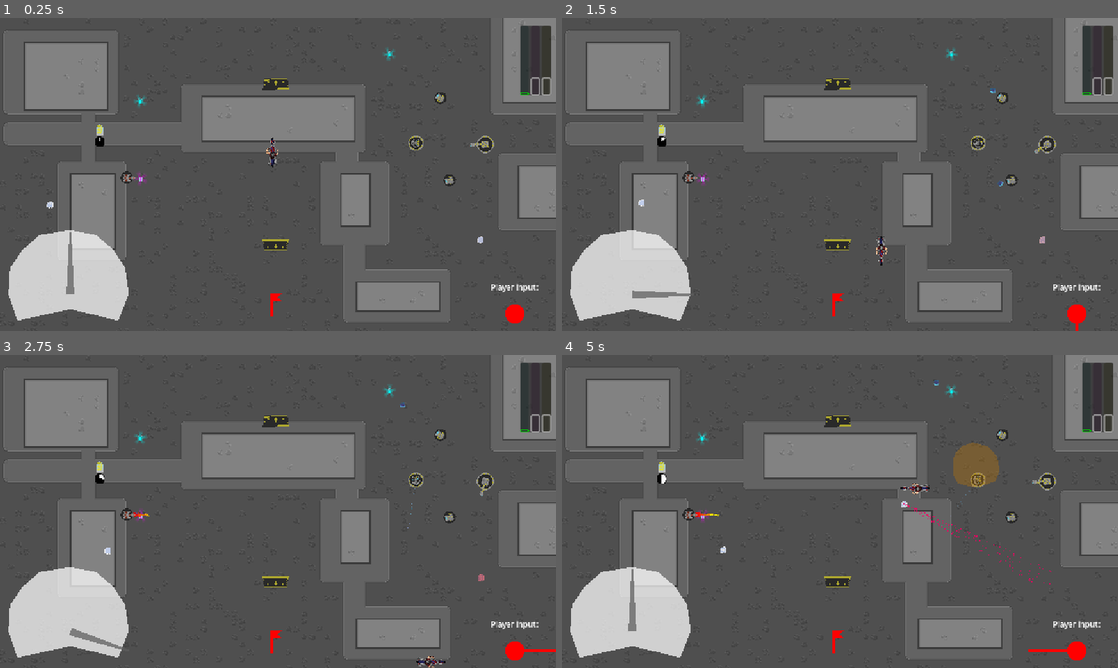
Above: before the commit, frames 1-4 (two rows, left to right).
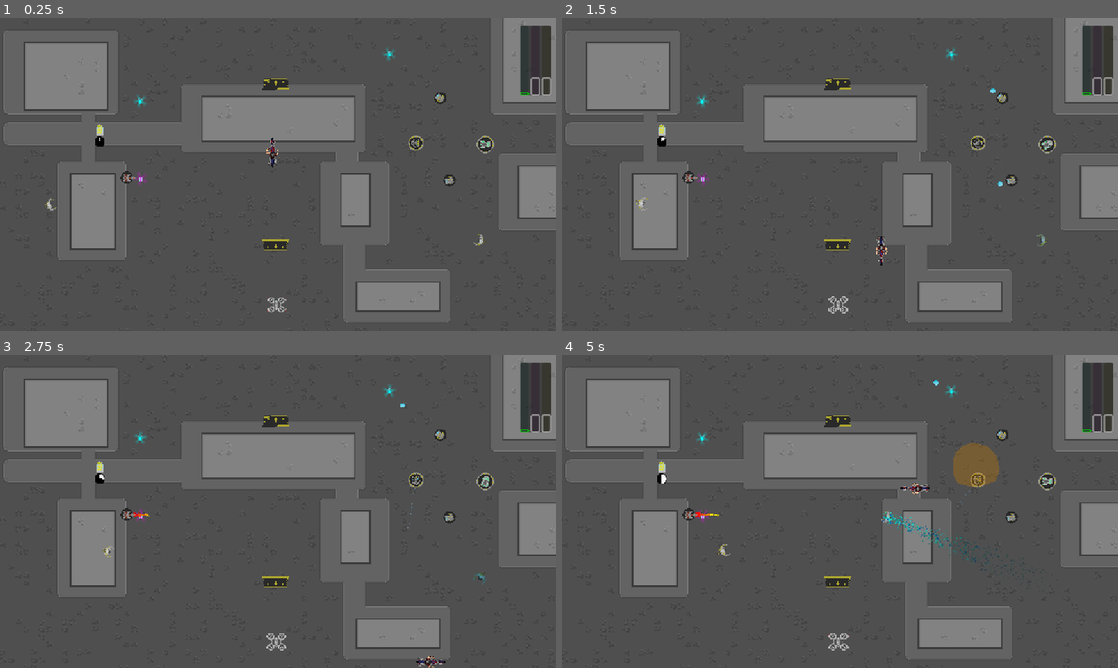
Above: after the commit, the same moments.

Repository: IwailerI/micro-jam-colors
Game: Godot game, scene res://scenes/level/level_revamp.tscn
The game is run twice, just before and just after one commit, with the same random seed, the same clock (stepped at 60 frames per second) and the same inputs.
Inputs:
- Up to frame 1 (0.25 s): no input
- Up to frame 2 (1.5 s): hold D (movement_right) 0.53-1.28 s; hold Space (throttle) 0.53-1.28 s; hold S (movement_down) from 1.28 s (still down); tap Space (throttle) at 1.35 s
- Up to frame 3 (2.75 s): release S (movement_down) at 2.03 s; hold D (movement_right) from 2.03 s (still down); hold Space (throttle) from 2.03 s (still down)
- Up to frame 4 (5 s): release D (movement_right) at 2.78 s; release Space (throttle) at 2.78 s; hold W (movement_up) 2.78-3.53 s; tap Space (throttle) at 2.85, 4.35 s; hold Space (throttle) 3.53-4.28 s; hold A (movement_left) from 3.53 s (still down)

The runs differ from the first frame. In frame 1, 5.4% of the frame differs, in the area x 1-97%, y 25-98%; in frame 2, 5.5%; in frame 3, 5.5%; in frame 4, 5.9%, in the area x 1-97%, y 8-98%.

Commit message:
added more Pasha's art

Diff:
--- a/objects/catapult/catapult.gd
+++ b/objects/catapult/catapult.gd
@@ -9,7 +9,7 @@
 @export var preempt_player: bool = true
 
 @onready var cooldown_timer: Timer = $Cooldown
-@onready var gun: Sprite2D = $Gun
+@onready var gun: AnimatedSprite2D = $Gun
 
 func _ready() -> void:
 	_setup.call_deferred() # awaiting in read is bad
--- a/objects/catapult/catapult.tscn
+++ b/objects/catapult/catapult.tscn
@@ -1,8 +1,56 @@
-[gd_scene load_steps=5 format=3 uid="uid://skitiu8xadwy"]
+[gd_scene load_steps=11 format=3 uid="uid://skitiu8xadwy"]
 
 [ext_resource type="Script" uid="uid://b4k5dpnl82ytj" path="res://objects/catapult/catapult.gd" id="1_t8e78"]
 [ext_resource type="Texture2D" uid="uid://cauxhnsxgrpl4" path="res://assets/bfg_base.png" id="2_akbj1"]
 [ext_resource type="Texture2D" uid="uid://iubq1xs7yw28" path="res://assets/bfg.png" id="2_iga2m"]
+
+[sub_resource type="AtlasTexture" id="AtlasTexture_akbj1"]
+atlas = ExtResource("2_iga2m")
+region = Rect2(0, 0, 37, 30)
+
+[sub_resource type="AtlasTexture" id="AtlasTexture_knavd"]
+atlas = ExtResource("2_iga2m")
+region = Rect2(0, 0, 37, 30)
+
+[sub_resource type="AtlasTexture" id="AtlasTexture_51imq"]
+atlas = ExtResource("2_iga2m")
+region = Rect2(0, 30, 37, 30)
+
+[sub_resource type="AtlasTexture" id="AtlasTexture_58pu4"]
+atlas = ExtResource("2_iga2m")
+region = Rect2(0, 60, 37, 30)
+
+[sub_resource type="AtlasTexture" id="AtlasTexture_uhkjw"]
+atlas = ExtResource("2_iga2m")
+region = Rect2(0, 90, 37, 30)
+
+[sub_resource type="SpriteFrames" id="SpriteFrames_n7f8j"]
+animations = [{
+"frames": [{
+"duration": 1.0,
+"texture": SubResource("AtlasTexture_akbj1")
+}],
+"loop": true,
+"name": &"idle",
+"speed": 5.0
+}, {
+"frames": [{
+"duration": 1.0,
+"texture": SubResource("AtlasTexture_knavd")
+}, {
+"duration": 1.0,
+"texture": SubResource("AtlasTexture_51imq")
+}, {
+"duration": 1.0,
+"texture": SubResource("AtlasTexture_58pu4")
+}, {
+"duration": 1.0,
+"texture": SubResource("AtlasTexture_uhkjw")
+}],
+"loop": true,
+"name": &"shot",
+"speed": 5.0
+}]
 
 [sub_resource type="CircleShape2D" id="CircleShape2D_3h4q7"]
 radius = 9.0
@@ -16,9 +64,11 @@
 [node name="Base" type="Sprite2D" parent="."]
 texture = ExtResource("2_akbj1")
 
-[node name="Gun" type="Sprite2D" parent="."]
-texture = ExtResource("2_iga2m")
-offset = Vector2(8, 0)
+[node name="Gun" type="AnimatedSprite2D" parent="."]
+sprite_frames = SubResource("SpriteFrames_n7f8j")
+animation = &"idle"
+autoplay = "idle"
+offset = Vector2(3.5, 0)
 
 [node name="CollisionShape2D" type="CollisionShape2D" parent="."]
 shape = SubResource("CircleShape2D_3h4q7")
--- a/objects/dashing_ghost/dashing_ghost.gd
+++ b/objects/dashing_ghost/dashing_ghost.gd
@@ -6,6 +6,7 @@
 
 @export var speed: float = 600
 @export var rest_accel: float = 400.0
+@onready var sprite_2d: Sprite2D = $Sprite2D
 
 var done_funny := false
 
@@ -17,13 +18,19 @@
 
 
 func _physics_process(delta: float) -> void:
-	if not GameManager.get_instance().player().alive and not done_funny:
+	var p := GameManager.get_instance().player()
+	if not p.alive and not done_funny:
 		queue_free()
 		var inst := GHOST.instantiate()
 		get_parent().add_child(inst)
 		inst.global_position = global_position
 		done_funny = true
 		return
+
+	if velocity.is_zero_approx():
+		sprite_2d.look_at(p.global_position)
+	else:
+		sprite_2d.look_at(to_global(velocity)) # lol
 
 	if done_funny:
 		return
--- a/objects/dashing_ghost/dashing_ghost.tscn
+++ b/objects/dashing_ghost/dashing_ghost.tscn
@@ -1,7 +1,7 @@
-[gd_scene load_steps=7 format=3 uid="uid://ktlik37x6m5v"]
+[gd_scene load_steps=9 format=3 uid="uid://ktlik37x6m5v"]
 
-[ext_resource type="Texture2D" uid="uid://pw4dvw4xevp2" path="res://assets/tmp/ghost.png" id="1_apw7s"]
 [ext_resource type="Script" uid="uid://5ko7263dmede" path="res://objects/dashing_ghost/dashing_ghost.gd" id="1_lkkrn"]
+[ext_resource type="Texture2D" uid="uid://bactty4apvhmv" path="res://assets/ghost.png" id="2_lkkrn"]
 
 [sub_resource type="Animation" id="Animation_8eosc"]
 length = 0.001
@@ -27,6 +27,18 @@
 "transitions": PackedFloat32Array(1),
 "update": 0,
 "values": [Color(1, 1, 1, 0.847059)]
+}
+tracks/2/type = "value"
+tracks/2/imported = false
+tracks/2/enabled = true
+tracks/2/path = NodePath("Sprite2D:scale")
+tracks/2/interp = 1
+tracks/2/loop_wrap = true
+tracks/2/keys = {
+"times": PackedFloat32Array(0),
+"transitions": PackedFloat32Array(1),
+"update": 0,
+"values": [Vector2(1, 1)]
 }
 
 [sub_resource type="Animation" id="Animation_gel6x"]
@@ -54,7 +66,7 @@
 "times": PackedFloat32Array(0, 4.26667, 5),
 "transitions": PackedFloat32Array(1, 1, 1),
 "update": 0,
-"values": [Color(1, 1, 1, 0.847059), Color(0.767594, 0.131253, 0.20115, 0.847059), Color(1, 1, 1, 0.847059)]
+"values": [Color(1, 1, 1, 0.847059), Color(5.29438e-07, 0.468936, 0.595218, 0.847059), Color(1, 1, 1, 0.847059)]
 }
 tracks/2/type = "value"
 tracks/2/imported = false
@@ -75,7 +87,7 @@
 tracks/3/interp = 1
 tracks/3/loop_wrap = true
 tracks/3/keys = {
-"times": PackedFloat32Array(4.26667),
+"times": PackedFloat32Array(4.2),
 "transitions": PackedFloat32Array(1),
 "values": [{
 "args": [],
@@ -89,12 +101,24 @@
 tracks/4/interp = 1
 tracks/4/loop_wrap = true
 tracks/4/keys = {
-"times": PackedFloat32Array(4.26667),
+"times": PackedFloat32Array(4.2),
 "transitions": PackedFloat32Array(1),
 "values": [{
 "args": [false],
 "method": &"restart"
 }]
+}
+tracks/5/type = "value"
+tracks/5/imported = false
+tracks/5/enabled = true
+tracks/5/path = NodePath("Sprite2D:scale")
+tracks/5/interp = 1
+tracks/5/loop_wrap = true
+tracks/5/keys = {
+"times": PackedFloat32Array(0, 0.997051, 1.9941, 3.00096, 3.97839, 4.27914, 5),
+"transitions": PackedFloat32Array(1, 1, 1, 1, 1, 1, 1),
+"update": 0,
+"values": [Vector2(1, 1), Vector2(1.08515, 1.08515), Vector2(1, 1), Vector2(1.11081, 1.11081), Vector2(0.7245, 0.7245), Vector2(1, 1), Vector2(0.9598, 0.9598)]
 }
 
 [sub_resource type="AnimationLibrary" id="AnimationLibrary_2ogwu"]
@@ -105,6 +129,13 @@
 
 [sub_resource type="CircleShape2D" id="CircleShape2D_lkkrn"]
 radius = 7.0
+
+[sub_resource type="Gradient" id="Gradient_lkkrn"]
+colors = PackedColorArray(1, 1, 1, 1, 0, 0, 0, 0)
+
+[sub_resource type="Gradient" id="Gradient_f8pdu"]
+offsets = PackedFloat32Array(0, 0.46, 1)
+colors = PackedColorArray(0.150328, 1, 0.983035, 1, 0.166013, 0.710514, 0.52366, 1, 0, 0.350293, 0.794349, 1)
 
 [node name="DashingGhost" type="CharacterBody2D" groups=["Hazard"]]
 collision_layer = 4
@@ -119,7 +150,7 @@
 
 [node name="Sprite2D" type="Sprite2D" parent="."]
 modulate = Color(1, 1, 1, 0.847059)
-texture = ExtResource("1_apw7s")
+texture = ExtResource("2_lkkrn")
 offset = Vector2(0, -1.26)
 
 [node name="CollisionShape2D" type="CollisionShape2D" parent="."]
@@ -127,11 +158,19 @@
 debug_color = Color(0.952058, 1.92523e-07, 0.560555, 0.42)
 
 [node name="CPUParticles2D" type="CPUParticles2D" parent="."]
+scale = Vector2(0.997149, 1)
 emitting = false
-amount = 800
+amount = 1000
 one_shot = true
+emission_shape = 1
+emission_sphere_radius = 13.93
 spread = 180.0
 gravity = Vector2(0, 0)
 initial_velocity_min = 28.17
 initial_velocity_max = 28.17
-color = Color(0.939023, 0, 0.38271, 1)
+radial_accel_max = 12.12
+tangential_accel_min = 26.26
+tangential_accel_max = 26.26
+scale_amount_max = 3.0
+color_ramp = SubResource("Gradient_lkkrn")
+color_initial_ramp = SubResource("Gradient_f8pdu")
--- a/objects/delivery_point/delivery_point.gd
+++ b/objects/delivery_point/delivery_point.gd
@@ -2,6 +2,11 @@
 
 
 @onready var gm: GameManager = GameManager.get_instance()
+@onready var animation_player: AnimationPlayer = $AnimationPlayer
+
+
+func _ready() -> void:
+	animation_player.play('idle')
 
 
 func _on_body_entered(_body: Node2D) -> void:
--- a/objects/delivery_point/delivery_point.tscn
+++ b/objects/delivery_point/delivery_point.tscn
@@ -1,19 +1,82 @@
-[gd_scene load_steps=3 format=3 uid="uid://jw5kpdab0etq"]
+[gd_scene load_steps=7 format=3 uid="uid://jw5kpdab0etq"]
 
 [ext_resource type="Script" uid="uid://defquyxh4nhqp" path="res://objects/delivery_point/delivery_point.gd" id="1_parwn"]
+[ext_resource type="Texture2D" uid="uid://dxn8nv2fe06c2" path="res://assets/drone.png" id="2_g8o47"]
+
+[sub_resource type="Animation" id="Animation_npjji"]
+length = 0.001
+tracks/0/type = "bezier"
+tracks/0/imported = false
+tracks/0/enabled = true
+tracks/0/path = NodePath("Sprite2D:scale:x")
+tracks/0/interp = 1
+tracks/0/loop_wrap = true
+tracks/0/keys = {
+"handle_modes": PackedInt32Array(0),
+"points": PackedFloat32Array(1, -0.25, 0, 0.25, 0),
+"times": PackedFloat32Array(0)
+}
+tracks/1/type = "bezier"
+tracks/1/imported = false
+tracks/1/enabled = true
+tracks/1/path = NodePath("Sprite2D:scale:y")
+tracks/1/interp = 1
+tracks/1/loop_wrap = true
+tracks/1/keys = {
+"handle_modes": PackedInt32Array(0),
+"points": PackedFloat32Array(1, -0.25, 0, 0.25, 0),
+"times": PackedFloat32Array(0)
+}
+
+[sub_resource type="Animation" id="Animation_g8o47"]
+resource_name = "idle"
+length = 2.0
+loop_mode = 1
+step = 0.1
+tracks/0/type = "bezier"
+tracks/0/imported = false
+tracks/0/enabled = true
+tracks/0/path = NodePath("Sprite2D:scale:x")
+tracks/0/interp = 1
+tracks/0/loop_wrap = true
+tracks/0/keys = {
+"handle_modes": PackedInt32Array(3, 3, 3),
+"points": PackedFloat32Array(1, -0.25, -0.0375, 0.25, 0.0375, 1.15, -0.3, -0.00119054, 0.3, 0.00119054, 1, -0.25, 0.0375, 0.25, -0.0375),
+"times": PackedFloat32Array(0, 1, 2)
+}
+tracks/1/type = "bezier"
+tracks/1/imported = false
+tracks/1/enabled = true
+tracks/1/path = NodePath("Sprite2D:scale:y")
+tracks/1/interp = 1
+tracks/1/loop_wrap = true
+tracks/1/keys = {
+"handle_modes": PackedInt32Array(3, 3, 3),
+"points": PackedFloat32Array(1, -0.25, -0.0375, 0.25, 0.0375, 1.15, -0.4, -0.00277781, 0.4, 0.00277781, 1, -0.25, 0.0375, 0.25, -0.0375),
+"times": PackedFloat32Array(0, 1, 2)
+}
+
+[sub_resource type="AnimationLibrary" id="AnimationLibrary_t54up"]
+_data = {
+&"RESET": SubResource("Animation_npjji"),
+&"idle": SubResource("Animation_g8o47")
+}
 
 [sub_resource type="CircleShape2D" id="CircleShape2D_d26gc"]
 radius = 22.0
 
 [node name="DeliveryPoint" type="Area2D"]
+z_index = 3
 collision_layer = 0
 script = ExtResource("1_parwn")
 
-[node name="Polygon2D" type="Polygon2D" parent="."]
-position = Vector2(-8, 4)
-scale = Vector2(1.84615, 1.58621)
-color = Color(1, 0, 0, 1)
-polygon = PackedVector2Array(-2, 12, -2, -17, 11, -17, 5, -12, 11, -7, 1, -7, 1, 12)
+[node name="AnimationPlayer" type="AnimationPlayer" parent="."]
+libraries = {
+&"": SubResource("AnimationLibrary_t54up")
+}
+
+[node name="Sprite2D" type="Sprite2D" parent="."]
+texture = ExtResource("2_g8o47")
 
 [node name="CollisionShape2D" type="CollisionShape2D" parent="."]
 shape = SubResource("CircleShape2D_d26gc")
--- a/objects/ghost/ghost.gd
+++ b/objects/ghost/ghost.gd
@@ -3,6 +3,7 @@
 
 @export var speed: float = 150
 @onready var animation_player: AnimationPlayer = $AnimationPlayer
+@onready var sprite_2d: Sprite2D = $Sprite2D
 
 
 func _ready() -> void:
@@ -16,8 +17,10 @@
     var dir := to_local(p.global_position)
     if not p.alive:
         dir = Vector2.UP
+        modulate.a = move_toward(modulate.a, 0, delta * 0.7)
 
     position += dir.normalized() * delta * speed
+    sprite_2d.look_at(to_global(dir))
 
 
 func _on_body_entered(b: Node2D) -> void:
--- a/objects/ghost/ghost.tscn
+++ b/objects/ghost/ghost.tscn
@@ -1,38 +1,38 @@
 [gd_scene load_steps=7 format=3 uid="uid://bsi7svopihfx7"]
 
 [ext_resource type="Script" uid="uid://dathd8onemjnj" path="res://objects/ghost/ghost.gd" id="1_gel6x"]
-[ext_resource type="Texture2D" uid="uid://pw4dvw4xevp2" path="res://assets/tmp/ghost.png" id="1_o1pom"]
+[ext_resource type="Texture2D" uid="uid://bactty4apvhmv" path="res://assets/ghost.png" id="2_gel6x"]
 
 [sub_resource type="Animation" id="Animation_8eosc"]
 length = 0.001
 tracks/0/type = "value"
 tracks/0/imported = false
 tracks/0/enabled = true
-tracks/0/path = NodePath("Sprite2D:offset")
+tracks/0/path = NodePath("Sprite2D:scale")
 tracks/0/interp = 1
 tracks/0/loop_wrap = true
 tracks/0/keys = {
 "times": PackedFloat32Array(0),
 "transitions": PackedFloat32Array(1),
 "update": 0,
-"values": [Vector2(0, 0)]
+"values": [Vector2(1, 1)]
 }
 
 [sub_resource type="Animation" id="Animation_gel6x"]
 resource_name = "idle"
-length = 2.0
+length = 3.0
 loop_mode = 1
 tracks/0/type = "value"
 tracks/0/imported = false
 tracks/0/enabled = true
-tracks/0/path = NodePath("Sprite2D:offset")
+tracks/0/path = NodePath("Sprite2D:scale")
 tracks/0/interp = 2
 tracks/0/loop_wrap = true
 tracks/0/keys = {
-"times": PackedFloat32Array(0, 1, 2),
+"times": PackedFloat32Array(0, 1.485, 3),
 "transitions": PackedFloat32Array(1, 1, 1),
 "update": 0,
-"values": [Vector2(0, 0), Vector2(0, -2), Vector2(0, 0)]
+"values": [Vector2(1, 1), Vector2(1.13136, 1.13136), Vector2(1, 1)]
 }
 
 [sub_resource type="AnimationLibrary" id="AnimationLibrary_2ogwu"]
@@ -56,7 +56,7 @@
 
 [node name="Sprite2D" type="Sprite2D" parent="."]
 modulate = Color(1, 1, 1, 0.847059)
-texture = ExtResource("1_o1pom")
+texture = ExtResource("2_gel6x")
 
 [node name="CollisionShape2D" type="CollisionShape2D" parent="."]
 shape = SubResource("CircleShape2D_gel6x")
--- a/scenes/level/level_revamp.tscn
+++ b/scenes/level/level_revamp.tscn
@@ -1,7 +1,5 @@
-[gd_scene load_steps=22 format=4 uid="uid://c5nfk6ysqdde6"]
-
-[ext_resource type="PackedScene" uid="uid://tjya1g7djfw1" path="res://objects/ui/speedometer.tscn" id="1_asqhp"]
-[ext_resource type="PackedScene" uid="uid://byhqyeheckqeq" path="res://objects/player/input_direction.tscn" id="2_b0o62"]
+[gd_scene load_steps=20 format=4 uid="uid://c5nfk6ysqdde6"]
+
 [ext_resource type="PackedScene" uid="uid://ddb1rbjhwv3os" path="res://objects/game_manager/game_manager.tscn" id="3_4qo56"]
 [ext_resource type="PackedScene" uid="uid://d1tm5mhwegffe" path="res://objects/potion_color_display/potion_color_display.tscn" id="3_8vb6f"]
 [ext_resource type="PackedScene" uid="uid://cdj8wgxuxnkiv" path="res://objects/player/player.tscn" id="4_ac3ax"]
@@ -561,13 +559,6 @@
 
 [node name="CanvasLayer" type="CanvasLayer" parent="."]
 
-[node name="Speedometer" parent="CanvasLayer" instance=ExtResource("1_asqhp")]
-modulate = Color(1, 1, 1, 0.733333)
-position = Vector2(145, 572)
-
-[node name="InputDirection" parent="CanvasLayer" instance=ExtResource("2_b0o62")]
-position = Vector2(1066, 612)
-
 [node name="PotionColorDisplay" parent="CanvasLayer" instance=ExtResource("3_8vb6f")]
 offset_left = 1077.0
 offset_top = 15.0
Binary file changed: assets/bfg.png
Binary file changed: assets/canon.png
Binary file changed: assets/canonball.png
Binary file changed: assets/crossbow.png
Binary file added: assets/drone.png
Not shown, added: assets/drone.png.import
Binary file added: assets/ghost.png
Not shown, added: assets/ghost.png.import
